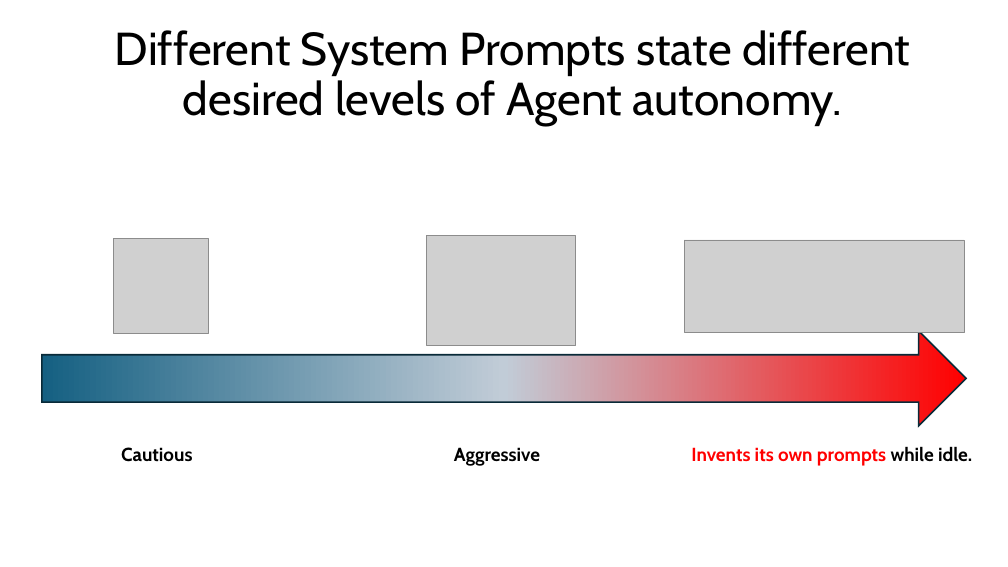
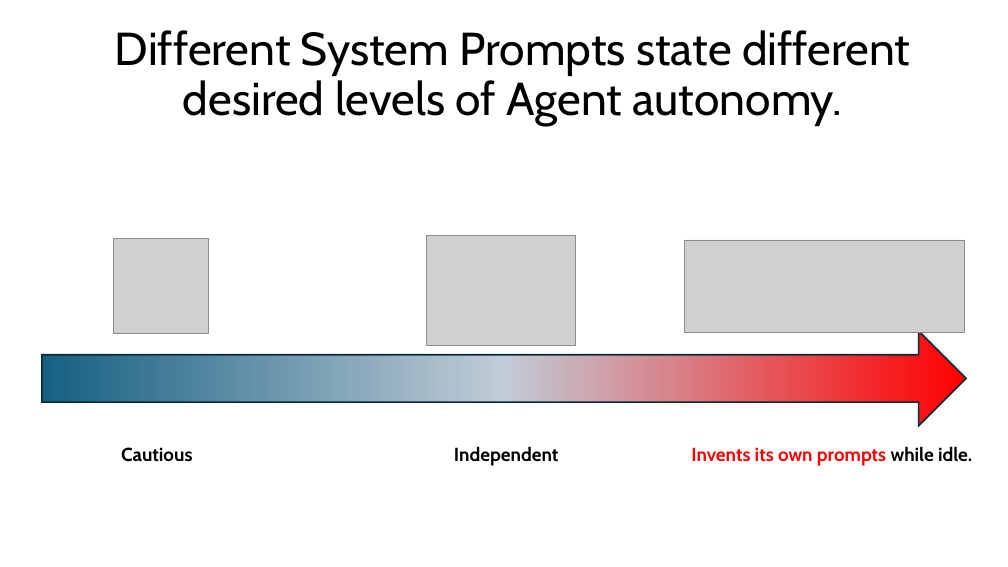
Before and after one commit to RHIT-southfej/csse290-ai, a slide deck: slide 13 of ClassMaterials/Week5/Agent Mode.pptx (slide 12 before the commit). Drawn at 1008x567 pixels with LibreOffice and Linux fonts; fonts in the diff are those of the drawing; grey boxes stand for pictures. Boxes give left, top, right and bottom in pixels: in the first picture for what was removed or moved away, otherwise in the second. Text is boxed around its words. In the diff, an @@ line names an element or a change of style, - is before the commit and + after.

```diff
--- a/ClassMaterials/Week5/Agent Mode.pptx
+++ b/ClassMaterials/Week5/Agent Mode.pptx
@@ text at bbox=[454, 446, 558, 466]: text changed @@
-Aggressive
+Independent
```
Also in this commit, not shown: 10 other slides changed, 3 slides added.
